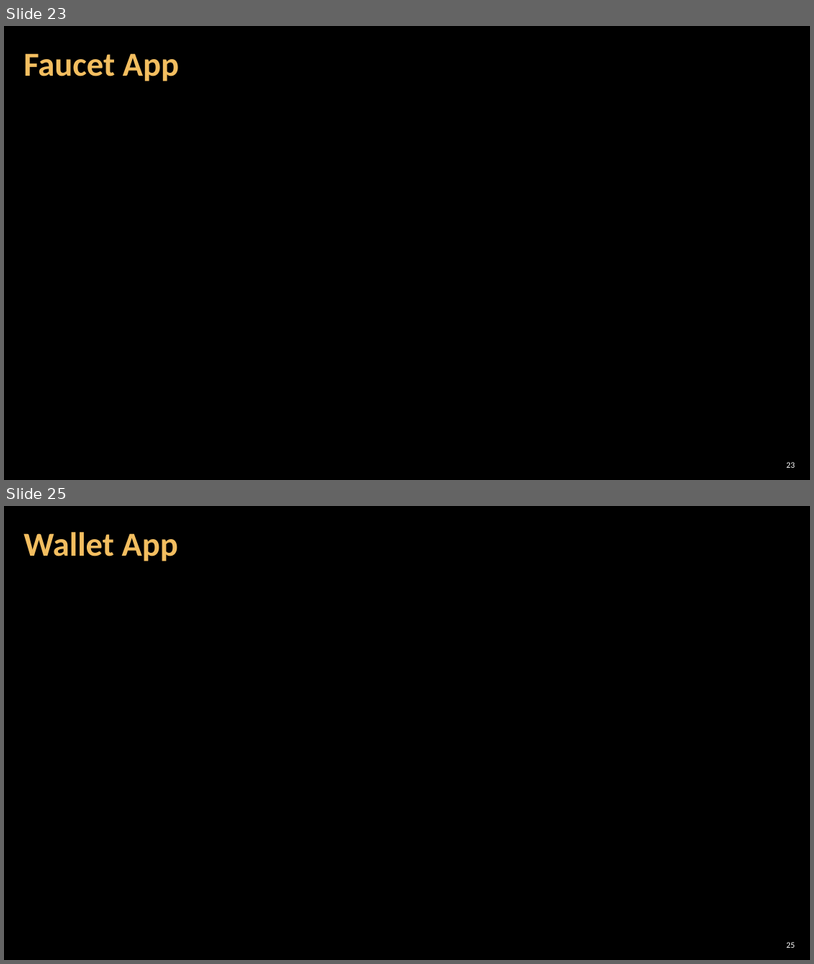
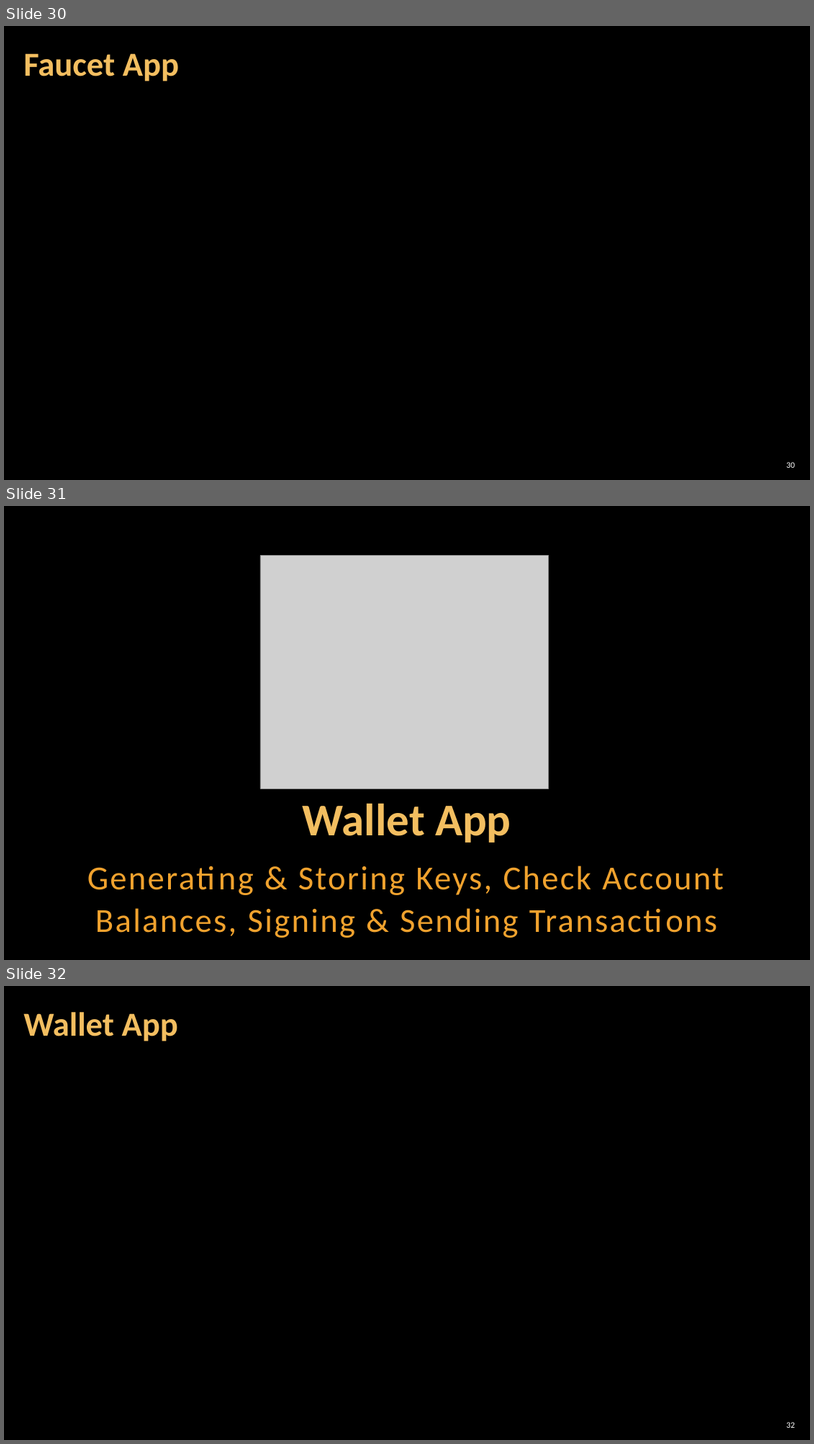
Before and after one commit to MrPIvanov/SoftUni, a slide deck: Bonus Courses/01-Blockchain Dev Camp/06-REVIEW OF THE WEEK #1/4. Build-a-Blockchain.pptx. Shown one above the other, each under a label of ours: slides 23 and 25 before the commit, slides 30, 31 and 32 after it; the slides between them are not shown. The pictures are 814x964 and 814x1444 pixels, drawn with LibreOffice and Linux fonts; fonts in the diff are those of the drawing; grey boxes stand for pictures; background and template pictures are left out. Boxes give left, top, right and bottom in pixels: in the first picture for what was removed or moved away, otherwise in the second. Text is boxed around its words. In the diff, an @@ line names an element or a change of style, - is before the commit and + after.

```diff
--- a/Bonus Courses/01-Blockchain Dev Camp/06-REVIEW OF THE WEEK #1/4. Build-a-Blockchain.pptx
+++ b/Bonus Courses/01-Blockchain Dev Camp/06-REVIEW OF THE WEEK #1/4. Build-a-Blockchain.pptx
@@ slide 31 added at <box>4,506,810,960</box>, background picture (left out) @@
@@ picture added at <box>260,556,549,788</box> @@
@@ title added at <box>303,803,512,842</box>, 54 pt, text #F3BE60, bold @@
+Wallet App
@@ text added at <box>95,865,724,937</box>, 40 pt, text #F0A22E @@
+Generating & Storing Keys, Check Account Balances, Signing & Sending Transactions
@@ what was slide 23 is now slide 30 @@
@@ page number at <box>787,462,795,467</box>: text changed @@
-23
+30
@@ what was slide 25 is now slide 32 @@
@@ page number at <box>787,1422,795,1427</box>: text changed @@
-25
+32
```
Also in this commit, not shown: 11 slides changed, 9 other slides added, 3 slides removed, 34 other files.
